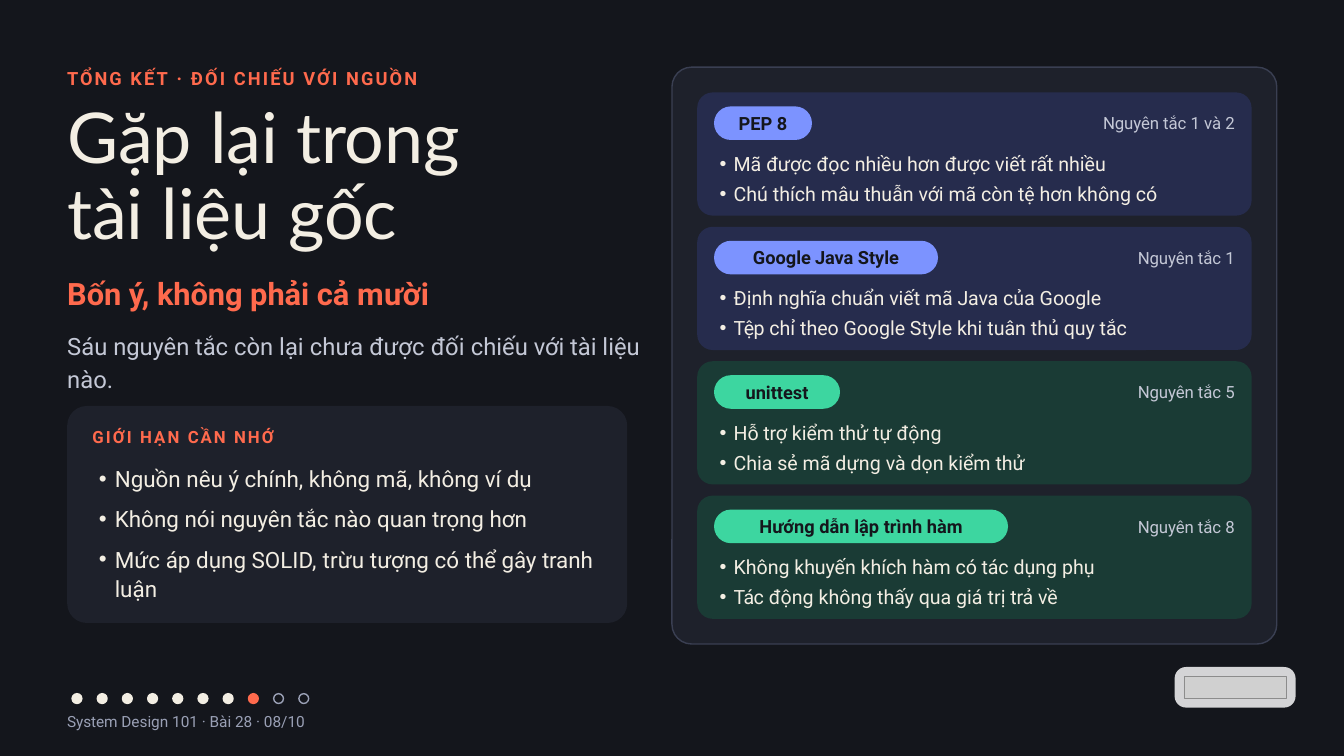
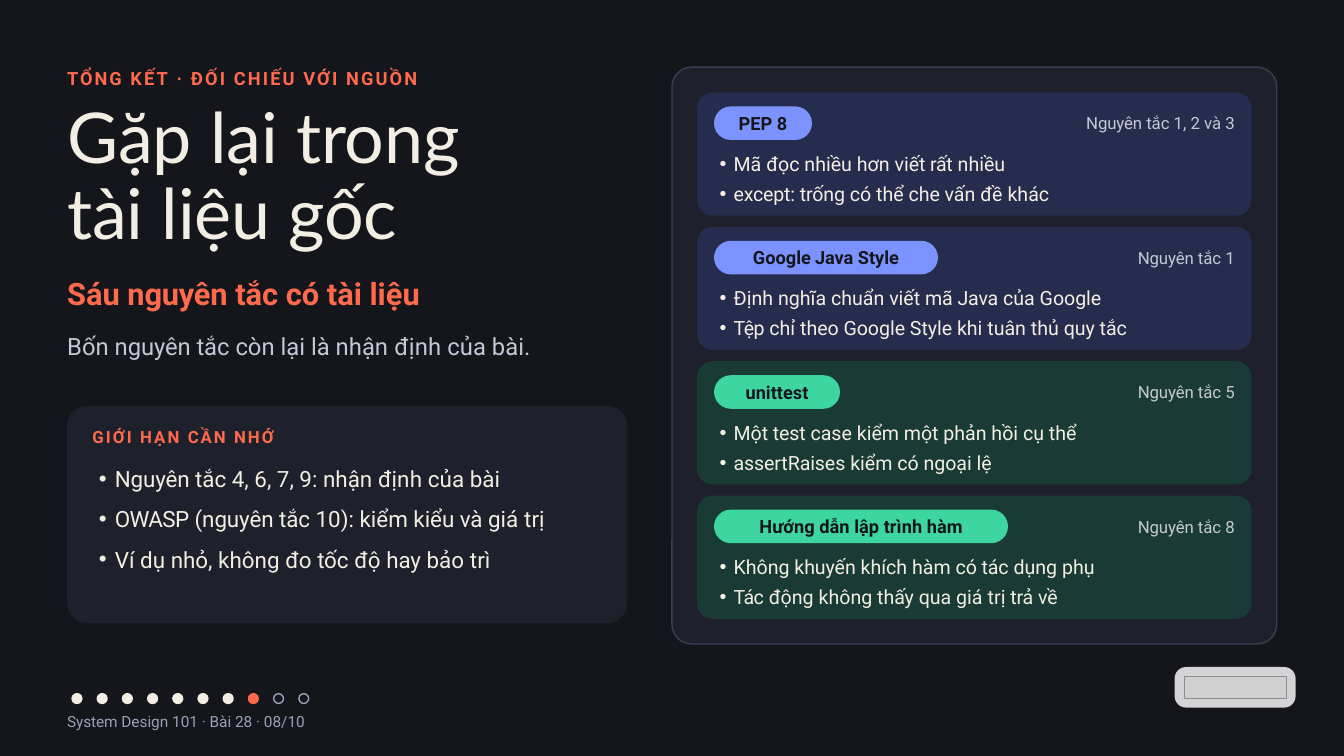
Before and after one commit to vohoailinh90/tool-marketing-studio, a slide deck: slide 8 of system-design-101/vi/lessons/sd-10-028/slides/sd-10-028.pptx. Drawn at 1344x756 pixels with LibreOffice and Linux fonts; fonts in the diff are those of the drawing; grey boxes stand for pictures. Boxes give left, top, right and bottom in pixels: in the first picture for what was removed or moved away, otherwise in the second. Text is boxed around its words. In the diff, an @@ line names an element or a change of style, - is before the commit and + after.

```diff
--- a/system-design-101/vi/lessons/sd-10-028/slides/sd-10-028.pptx
+++ b/system-design-101/vi/lessons/sd-10-028/slides/sd-10-028.pptx
@@ text at (1086,115,1234,133): text changed @@
-Nguyên tắc 1 và 2
+Nguyên tắc 1, 2 và 3
@@ text at (734,155,1050,205): text changed @@
-• Mã được đọc nhiều hơn được viết rất nhiều
-• Chú thích mâu thuẫn với mã còn tệ hơn không có
+• Mã đọc nhiều hơn viết rất nhiều
+• except: trống có thể che vấn đề khác
@@ text at (67,280,420,312): text changed @@
-Bốn ý, không phải cả mười
+Sáu nguyên tắc có tài liệu
@@ text at (67,335,530,360): text changed @@
-Sáu nguyên tắc còn lại chưa được đối chiếu với tài liệu nào.
+Bốn nguyên tắc còn lại là nhận định của bài.
@@ text at (734,423,1077,474): text changed @@
-• Hỗ trợ kiểm thử tự động
-• Chia sẻ mã dựng và dọn kiểm thử
+• Một test case kiểm một phản hồi cụ thể
+• assertRaises kiểm có ngoại lệ
@@ text at (115,469,545,573): text changed @@
-• Nguồn nêu ý chính, không mã, không ví dụ
-• Không nói nguyên tắc nào quan trọng hơn
-• Mức áp dụng SOLID, trừu tượng có thể gây tranh luận
+• Nguyên tắc 4, 6, 7, 9: nhận định của bài
+• OWASP (nguyên tắc 10): kiểm kiểu và giá trị
+• Ví dụ nhỏ, không đo tốc độ hay bảo trì
```
Also in this commit, not shown: 9 other slides changed.
